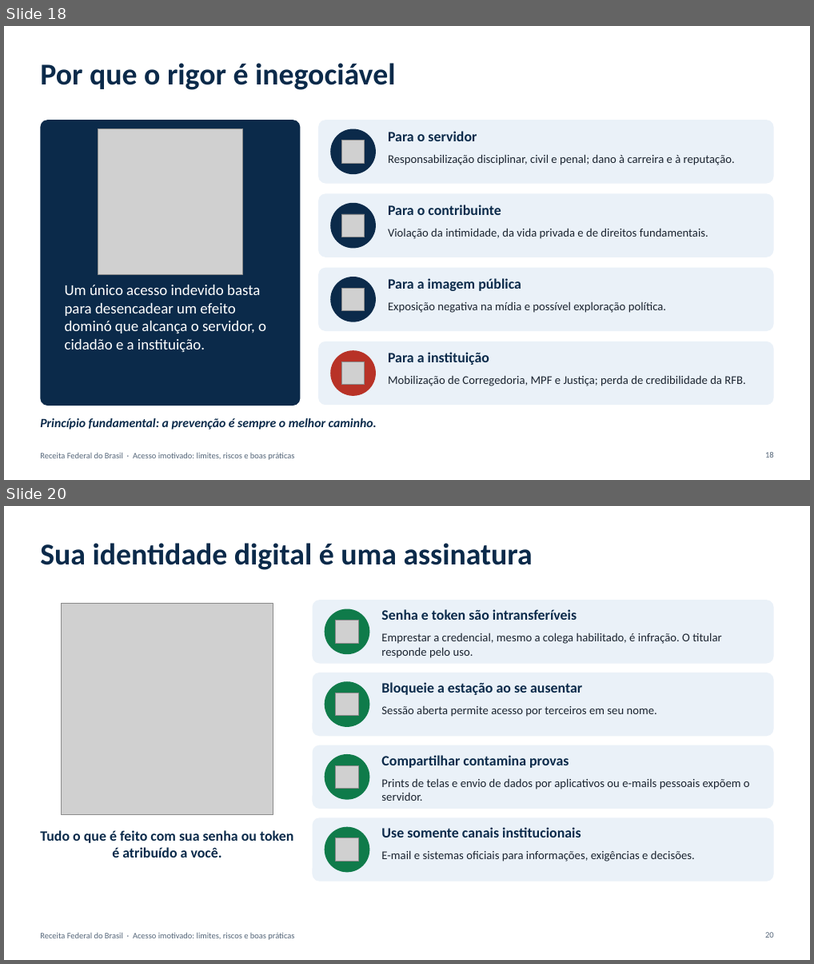
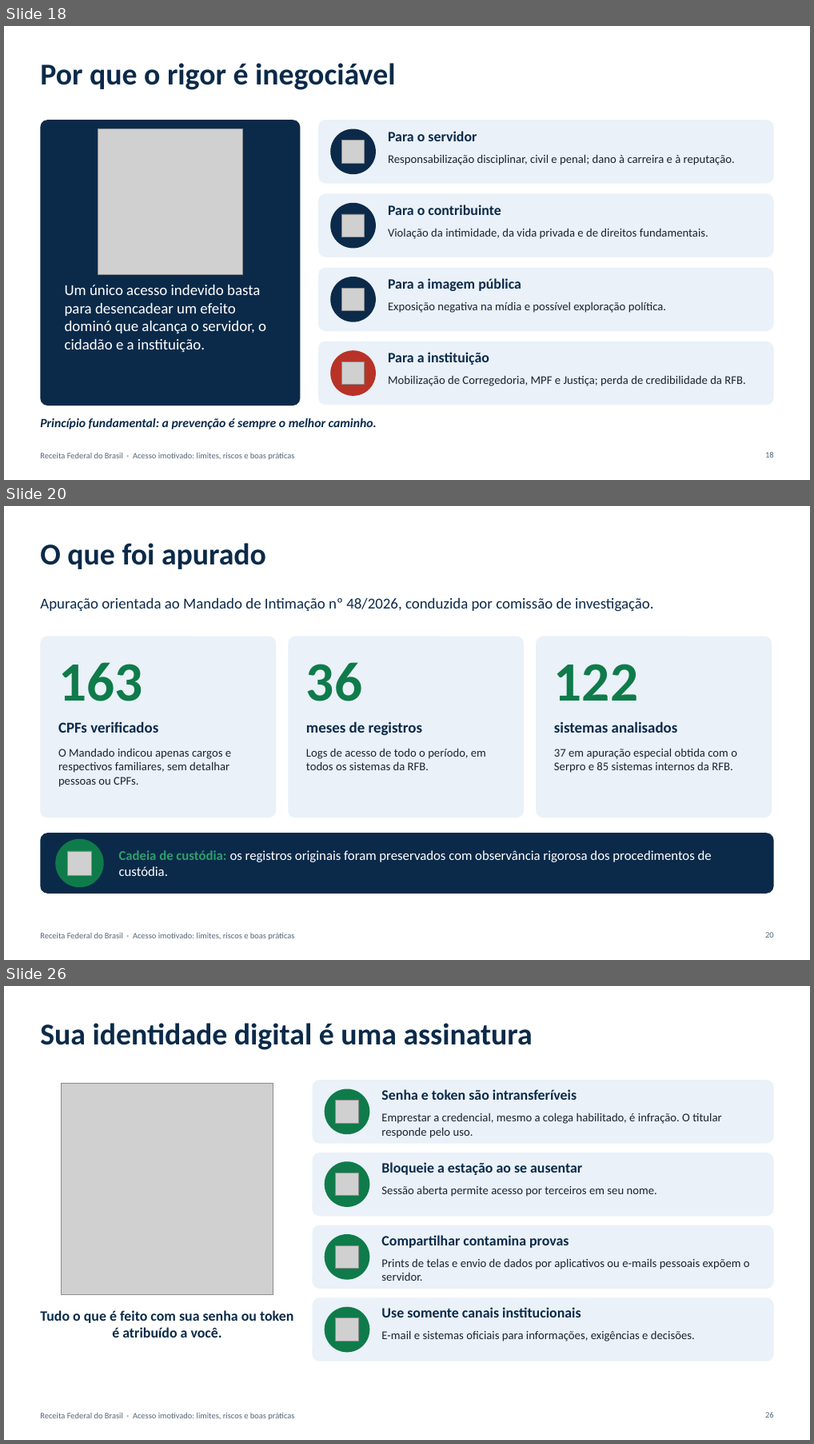
Before and after one commit to raphadesouzars-commits/desktop-tutorial, a slide deck: apresentacoes/Acesso_Imotivado_RFB.pptx. Shown one above the other, each under a label of ours: slides 18 and 20 before the commit, slides 18, 20 and 26 after it; the slides between them are not shown. The pictures are 814x964 and 814x1444 pixels, drawn with LibreOffice and Linux fonts; fonts in the diff are those of the drawing; grey boxes stand for pictures. Boxes give left, top, right and bottom in pixels: in the first picture for what was removed or moved away, otherwise in the second. Text is boxed around its words. In the diff, an @@ line names an element or a change of style, - is before the commit and + after.

```diff
--- a/apresentacoes/Acesso_Imotivado_RFB.pptx
+++ b/apresentacoes/Acesso_Imotivado_RFB.pptx
@@ slide 20 added at (x1=4, y1=506, x2=810, y2=960), background #FFFFFF; not listed: 1 template element that a slide beside it also shows @@
@@ title added at (x1=40, y1=543, x2=266, y2=569), 36 pt, text #0B2A4A, bold @@
+O que foi apurado
@@ text added at (x1=40, y1=598, x2=654, y2=612), 18 pt, text #0B2A4A @@
+Apuração orientada ao Mandado de Intimação nº 48/2026, conduzida por comissão de investigação.
@@ rounded rectangle added at (x1=40, y1=636, x2=276, y2=817), fill #EAF1F8 @@
@@ rounded rectangle added at (x1=288, y1=636, x2=524, y2=817), fill #EAF1F8 @@
@@ rounded rectangle added at (x1=536, y1=636, x2=772, y2=817), fill #EAF1F8 @@
@@ text added at (x1=58, y1=662, x2=142, y2=701), 66 pt, text #0F7B4A, bold @@
+163
@@ text added at (x1=306, y1=662, x2=362, y2=701), 66 pt, text #0F7B4A, bold @@
+36
@@ text added at (x1=554, y1=664, x2=638, y2=700), 66 pt, text #0F7B4A, bold @@
+122
@@ text added at (x1=58, y1=721, x2=158, y2=732), 18 pt, text #0B2A4A, bold @@
+CPFs verificados
@@ text added at (x1=306, y1=721, x2=423, y2=735), 18 pt, text #0B2A4A, bold @@
+meses de registros
@@ text added at (x1=554, y1=721, x2=678, y2=732), 18 pt, text #0B2A4A, bold @@
+sistemas analisados
@@ text added at (x1=58, y1=748, x2=231, y2=787), 14 pt, text #1B2430 @@
+O Mandado indicou apenas cargos e respectivos familiares, sem detalhar pessoas ou CPFs.
@@ text added at (x1=306, y1=748, x2=486, y2=770), 14 pt, text #1B2430 @@
+Logs de acesso de todo o período, em todos os sistemas da RFB.
@@ text added at (x1=554, y1=748, x2=738, y2=772), 14 pt, text #1B2430 @@
+37 em apuração especial obtida com o Serpro e 85 sistemas internos da RFB.
@@ rounded rectangle added at (x1=40, y1=832, x2=774, y2=893), fill #0B2A4A @@
@@ ellipse added at (x1=55, y1=839, x2=104, y2=887), fill #0F7B4A @@
@@ picture added at (x1=67, y1=851, x2=92, y2=875) @@
@@ text added at (x1=119, y1=850, x2=712, y2=876), 16 pt, text #FFFFFF @@
+Cadeia de custódia: os registros originais foram preservados com observância rigorosa dos procedimentos de custódia.
@@ page number added at (x1=766, y1=932, x2=774, y2=937), 10 pt, text #56677A @@
+20
@@ what was slide 20 is now slide 26 @@
```
Also in this commit, not shown: 2 slides changed, 5 other slides added.
